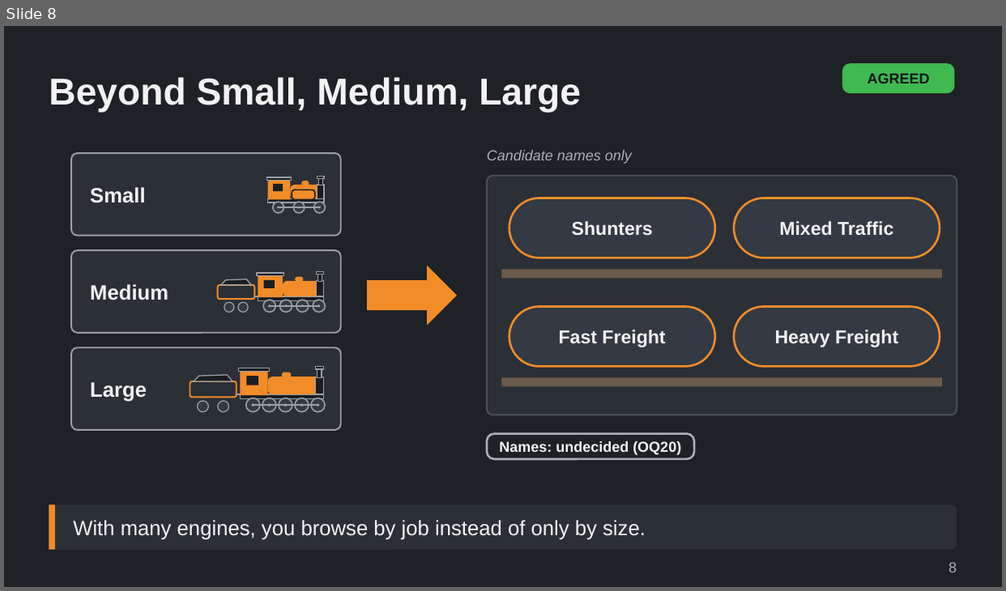
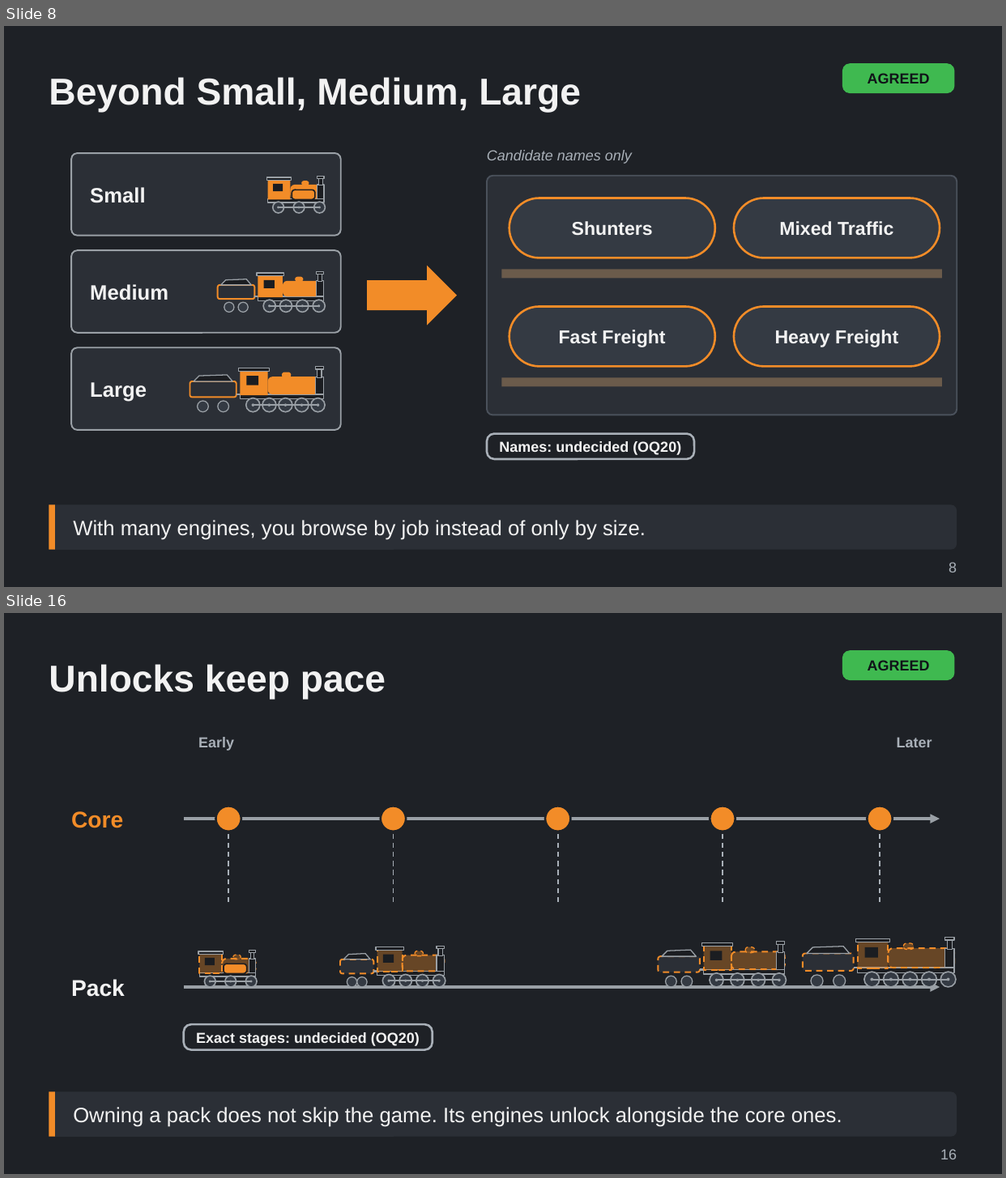
Before and after one commit to Tarenkookoo/Satisfactory---Early-Locomotion, a slide deck: Reporting/Claude Presents/Deck7_AfterLaunch_Packs/After_Launch_Packs_Locomotives_and_History_Explained.pptx. Shown one above the other, each under a label of ours: slide 8 before the commit, slides 8 and 16 after it; the slides between them are not shown. The pictures are 1006x591 and 1006x1178 pixels, drawn with LibreOffice and Linux fonts; fonts in the diff are those of the drawing. Boxes give left, top, right and bottom in pixels: in the first picture for what was removed or moved away, otherwise in the second. Text is boxed around its words. In the diff, an @@ line names an element or a change of style, - is before the commit and + after.

```diff
--- a/Reporting/Claude Presents/Deck7_AfterLaunch_Packs/After_Launch_Packs_Locomotives_and_History_Explained.pptx
+++ b/Reporting/Claude Presents/Deck7_AfterLaunch_Packs/After_Launch_Packs_Locomotives_and_History_Explained.pptx
@@ slide 16 added at box(4, 613, 1002, 1174), background #1E2126 @@
@@ rounded rectangle added at box(842, 650, 955, 680), fill #3FB950, 14 pt, text #101418, bold @@
+AGREED
@@ title added at box(49, 664, 386, 699), 36 pt, text #F2F2F2, bold @@
+Unlocks keep pace
@@ text added at box(198, 737, 234, 751), 14 pt, text #A9B0B8, bold @@
+Early
@@ text added at box(897, 737, 932, 747), 14 pt, text #A9B0B8, bold @@
+Later
@@ group added at box(184, 806, 940, 832): 5 ellipses, 1 arrow @@
@@ text added at box(71, 811, 123, 828), 22 pt, text #F28C28, bold @@
+Core
@@ group added at box(228, 834, 880, 905): 5 lines @@
@@ group added at box(184, 937, 956, 987): 38 ellipses, 28 rectangles, 12 rounded rectangles, 7 lines, 3 freeform shapes, 1 arrow @@
@@ text added at box(71, 979, 125, 997), 22 pt, text #F2F2F2, bold @@
+Pack
@@ rounded rectangle added at box(184, 1024, 432, 1050), outline #A9B0B8 2 pt, 14 pt, text #F2F2F2, bold @@
+Exact stages: undecided (OQ20)
@@ rounded rectangle added at box(49, 1093, 957, 1137), fill #2B2F36, 20 pt, text #F2F2F2 @@
+Owning a pack does not skip the game. Its engines unlock alongside the core ones.
@@ rectangle added at box(49, 1093, 55, 1137), fill #F28C28 @@
@@ text added at box(940, 1149, 957, 1160), 14 pt, text #A9B0B8 @@
+16
```
Also in this commit, not shown: 15 other slides added, 5 other files.
